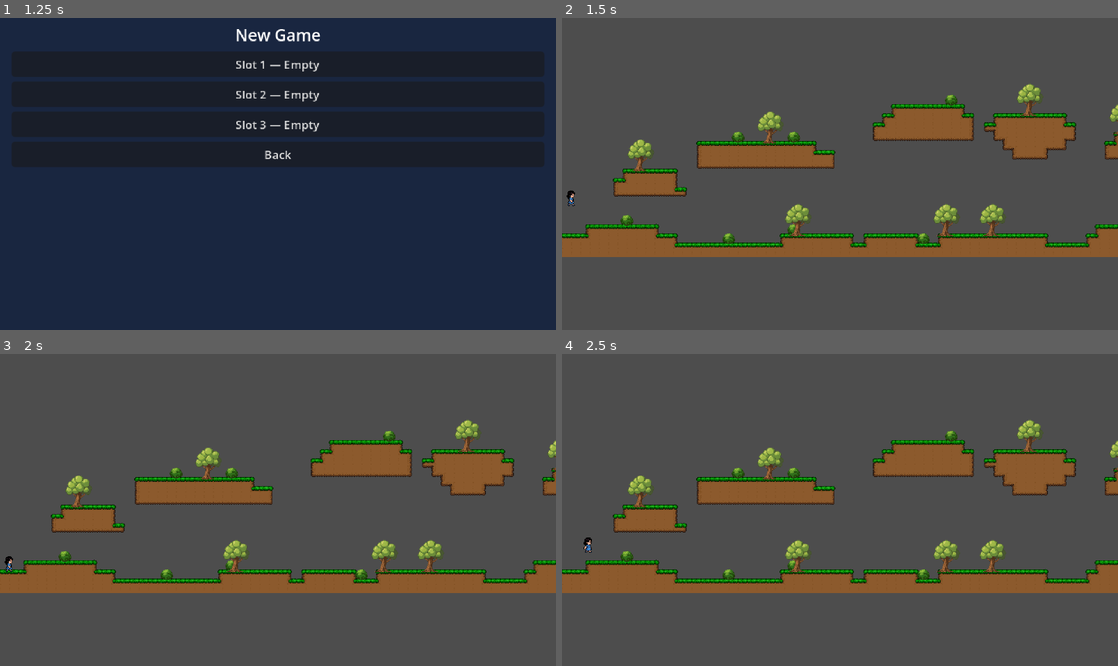
Above: before the commit, frames 1-4 (two rows, left to right).
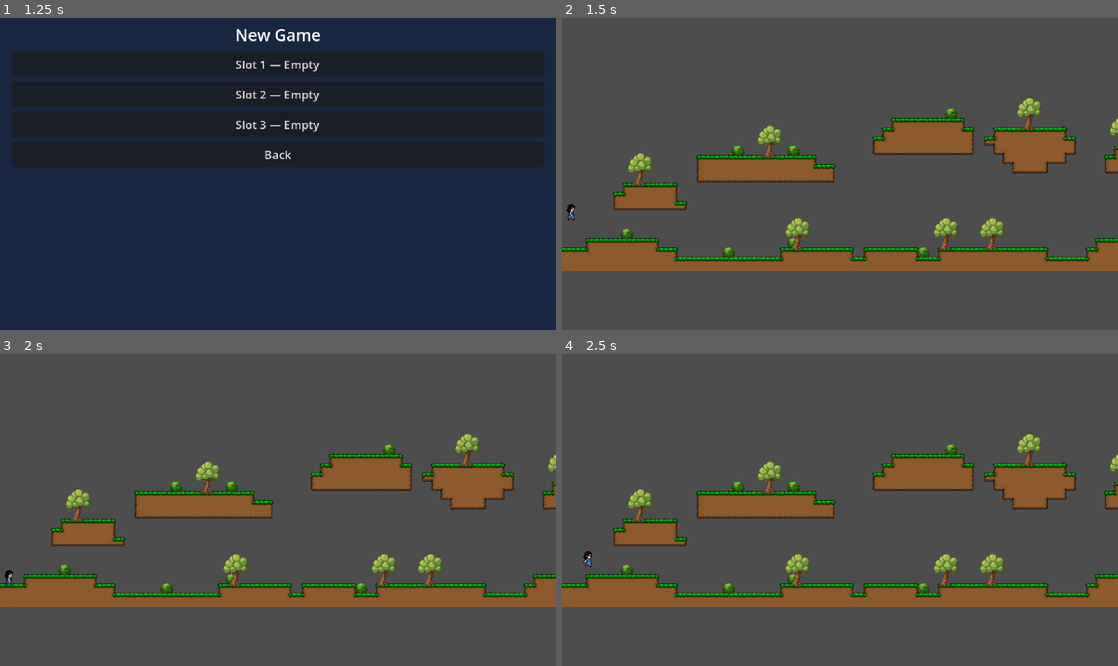
Above: after the commit, the same moments.

Repository: PsyburGai/ninis-adventure
Game: Godot game, scene res://source/scenes/levels/main_menu.tscn
The game is run twice, just before and just after one commit, with the same random seed, the same clock (stepped at 60 frames per second) and the same inputs.
Inputs:
- Up to frame 1 (1.25 s): click "New Game" at 0.5 s
- Up to frame 2 (1.5 s): click "Slot 1 — Empty" at 1.25 s
- Up to frame 3 (2 s): no input
- Up to frame 4 (2.5 s): hold D (move_right) from 2.03 s (still down); tap Space (jump) at 2.27 s

Frame 1 is identical in both runs. In frame 2, 21% of the frame differs, in the area x 0-100%, y 21-82%; in frame 3, 21%; in frame 4, 21%.

Commit message:
Fix camera and level bounds - map is 80x21 tiles = 1280x336px, limit_bottom=90

Diff:
--- a/source/scenes/player/nini.tscn
+++ b/source/scenes/player/nini.tscn
@@ -126,8 +126,8 @@
 zoom = Vector2(0.5, 0.5)
 limit_left = 0
 limit_top = -246
-limit_right = 2560
-limit_bottom = 138
+limit_right = 1280
+limit_bottom = 90
 position_smoothing_enabled = true
 position_smoothing_speed = 5.0
 drag_horizontal_enabled = true
--- a/source/scripts/player/nini.gd
+++ b/source/scripts/player/nini.gd
@@ -49,4 +49,4 @@
 	move_and_slide()
 
 	# Clamp to level bounds so Nini cannot walk off the edges
-	global_position.x = clamp(global_position.x, 0, 2560)
+	global_position.x = clamp(global_position.x, 0, 1280)
